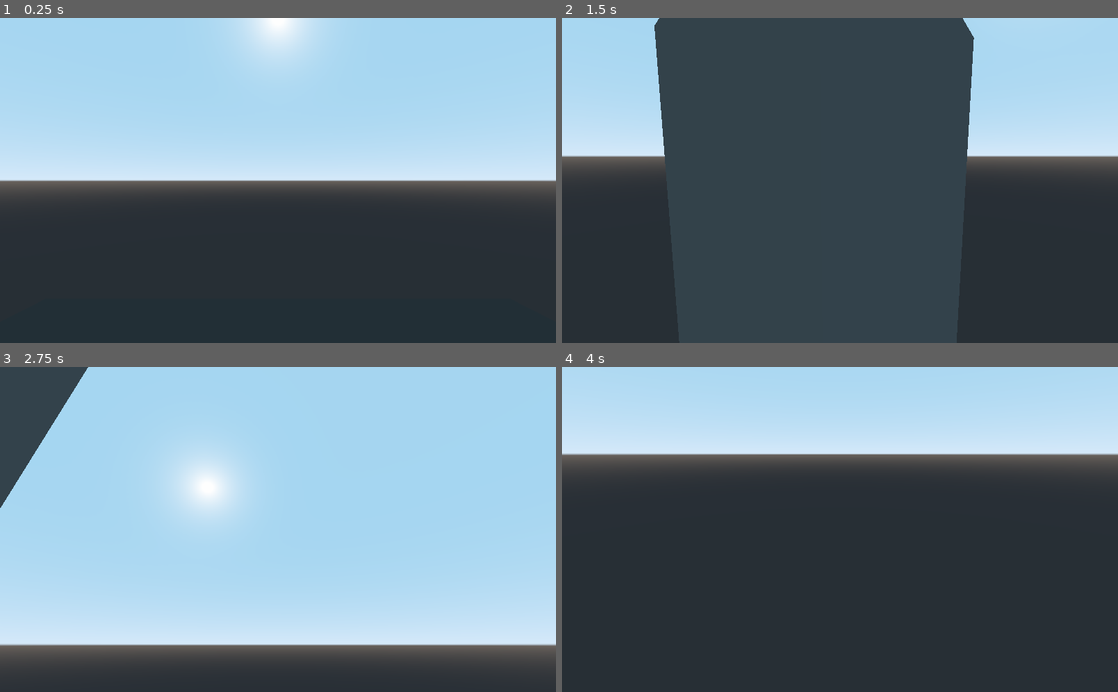
Above: before the commit, frames 1-4 (two rows, left to right).
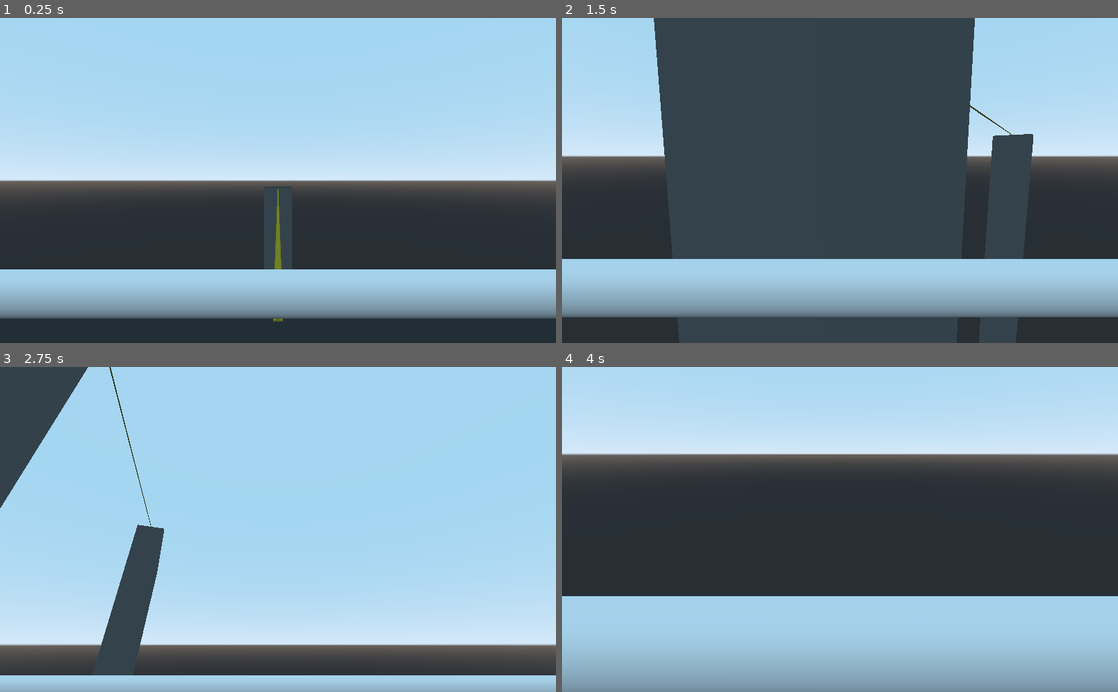
Above: after the commit, the same moments.

Repository: BoxingCactus/3D-Game
Game: Godot game, scene res://The Scene.tscn
The game is run twice, just before and just after one commit, with the same random seed, the same clock (stepped at 60 frames per second) and the same inputs.
Inputs (mouse positions are in pixels of both pictures, inside the frame that each line leads up to):
- Up to frame 1 (0.25 s): no input
- Up to frame 2 (1.5 s): tap Enter at 0.5 s; move the mouse to (962, 164) at 0.52 s; hold D (move_right) 0.53-1.28 s; move the mouse to (728, 196) at 1.27 s; hold S (move_backwards) from 1.28 s (still down)
- Up to frame 3 (2.75 s): move the mouse to (333, 458) at 2.02 s; release S (move_backwards) at 2.03 s; hold D (move_right) from 2.03 s (still down)
- Up to frame 4 (4 s): move the mouse to (812, 594) at 2.77 s; release D (move_right) at 2.78 s; hold W (move_forwards) 2.78-3.53 s; move the mouse to (1006, 578) at 3.52 s; hold A (move_left) from 3.53 s (still down)

The runs differ from the first frame. In frame 1, 17% of the frame differs, in the area x 0-100%, y 0-94%; in frame 2, 19%; in frame 3, 10%; in frame 4, 29%, in the area x 0-100%, y 70-100%.

Commit message:
Added some QoL changes

Diff:
--- a/Falling with Style/The Player.tscn
+++ b/Falling with Style/The Player.tscn
@@ -1,10 +1,13 @@
-[gd_scene load_steps=4 format=2]
+[gd_scene load_steps=6 format=2]
 
 [ext_resource path="res://KinematicBody.gd" type="Script" id=1]
+[ext_resource path="res://Mario Party 5 Soundtrack In Great Fear.wav" type="AudioStream" id=2]
 
 [sub_resource type="CapsuleShape" id=1]
 
 [sub_resource type="BoxShape" id=2]
+
+[sub_resource type="CylinderMesh" id=3]
 
 [node name="KinematicBody" type="KinematicBody"]
 transform = Transform( 1, 0, 0, 0, 1, 0, 0, 0, 1, 0, 93.3391, -44.0195 )
@@ -20,5 +23,14 @@
 transform = Transform( 1, 0, 0, 0, 1, 0, 0, 0, 1, 0, 2.00618, 0 )
 
 [node name="CollisionShape2" type="CollisionShape" parent="."]
-transform = Transform( 0.8, 0, 0, 0, 0.5, 0, 0, 0, 0.8, 0, 0, 0 )
+transform = Transform( 0.4, 0, 0, 0, 0.4, 0, 0, 0, 0.4, 0, 0, 0 )
 shape = SubResource( 2 )
+
+[node name="AudioStreamPlayer3D" type="AudioStreamPlayer3D" parent="."]
+stream = ExtResource( 2 )
+autoplay = true
+
+[node name="MeshInstance" type="MeshInstance" parent="."]
+transform = Transform( -4.37114e-009, -2, 0, 0.1, -8.74228e-008, 0, 0, 0, 0.1, 0, 1.5, -1.046 )
+mesh = SubResource( 3 )
+material/0 = null
--- a/Falling with Style/The Scene.tscn
+++ b/Falling with Style/The Scene.tscn
@@ -2,61 +2,61 @@
 
 [ext_resource path="res://The Player.tscn" type="PackedScene" id=1]
 
-[sub_resource type="SpatialMaterial" id=2]
+[sub_resource type="SpatialMaterial" id=1]
 albedo_color = Color( 0.207843, 0.207843, 0.207843, 1 )
 
-[sub_resource type="PlaneMesh" id=3]
-material = SubResource( 2 )
+[sub_resource type="PlaneMesh" id=2]
+material = SubResource( 1 )
 
-[sub_resource type="HeightMapShape" id=4]
+[sub_resource type="HeightMapShape" id=3]
 
-[sub_resource type="SpatialMaterial" id=5]
+[sub_resource type="SpatialMaterial" id=4]
 albedo_color = Color( 0.415686, 0.415686, 0.415686, 1 )
 
-[sub_resource type="CubeMesh" id=6]
-material = SubResource( 5 )
+[sub_resource type="CubeMesh" id=5]
+material = SubResource( 4 )
 
-[sub_resource type="CylinderMesh" id=9]
+[sub_resource type="CylinderMesh" id=6]
 
-[sub_resource type="SpatialMaterial" id=10]
+[sub_resource type="SpatialMaterial" id=7]
 albedo_color = Color( 0.690196, 0.619608, 0.117647, 1 )
 
-[sub_resource type="CylinderShape" id=11]
+[sub_resource type="CylinderShape" id=8]
 
-[sub_resource type="BoxShape" id=12]
+[sub_resource type="BoxShape" id=9]
 
 [node name="Spatial" type="Spatial"]
 
 [node name="KinematicBody" parent="." instance=ExtResource( 1 )]
-transform = Transform( 1, 0, 0, 0, 1, 0, 0, 0, 1, 0, 93.6124, -44.0195 )
+transform = Transform( -1, 0, -8.74228e-008, 0, 1, 0, 8.74228e-008, 0, -1, 0, 93.6124, -44.0195 )
 
 [node name="StaticBody" type="StaticBody" parent="."]
 transform = Transform( 1, 0, 0, 0, 1, 0, 0, 0, 1, 0, 93.6124, -44.0195 )
 
 [node name="MeshInstance" type="MeshInstance" parent="StaticBody"]
 transform = Transform( 5, 0, 0, 0, 5, 0, 0, 0, 5, 0, 0, 0 )
-mesh = SubResource( 3 )
+mesh = SubResource( 2 )
 material/0 = null
 
 [node name="CollisionShape" type="CollisionShape" parent="StaticBody"]
 transform = Transform( 6, 0, 0, 0, 6, 0, 0, 0, 6, 0, 0, 0 )
-shape = SubResource( 4 )
+shape = SubResource( 3 )
 
 [node name="StaticBody2" type="StaticBody" parent="."]
 transform = Transform( 1, 0, 0, 0, 1, 0, 0, 0, 1, 0, 93.6123, 44.02 )
 
 [node name="MeshInstance" type="MeshInstance" parent="StaticBody2"]
 transform = Transform( 5, 0, 0, 0, 5, 0, 0, 0, 5, 0, 0, 0 )
-mesh = SubResource( 3 )
+mesh = SubResource( 2 )
 material/0 = null
 
 [node name="CollisionShape" type="CollisionShape" parent="StaticBody2"]
 transform = Transform( 6, 0, 0, 0, 6, 0, 0, 0, 6, 0, 0, 0 )
-shape = SubResource( 4 )
+shape = SubResource( 3 )
 
 [node name="MeshInstance" type="MeshInstance" parent="."]
 transform = Transform( 5, 0, 0, 0, 93.5, 0, 0, 0, 5, 0, 0, -44.02 )
-mesh = SubResource( 6 )
+mesh = SubResource( 5 )
 material/0 = null
 
 [node name="StaticBody3" type="StaticBody" parent="."]
Not shown, added: Falling with Style/Mario Party 5 Soundtrack In Great Fear.wav.import
Not shown: 1 places in Falling with Style/The Scene.tscn that only renumber resources
Not shown, added: Falling with Style/Mario Party 5 Soundtrack In Great Fear.wav
Not shown, changed: LICENSE
Not shown, changed: README.md
